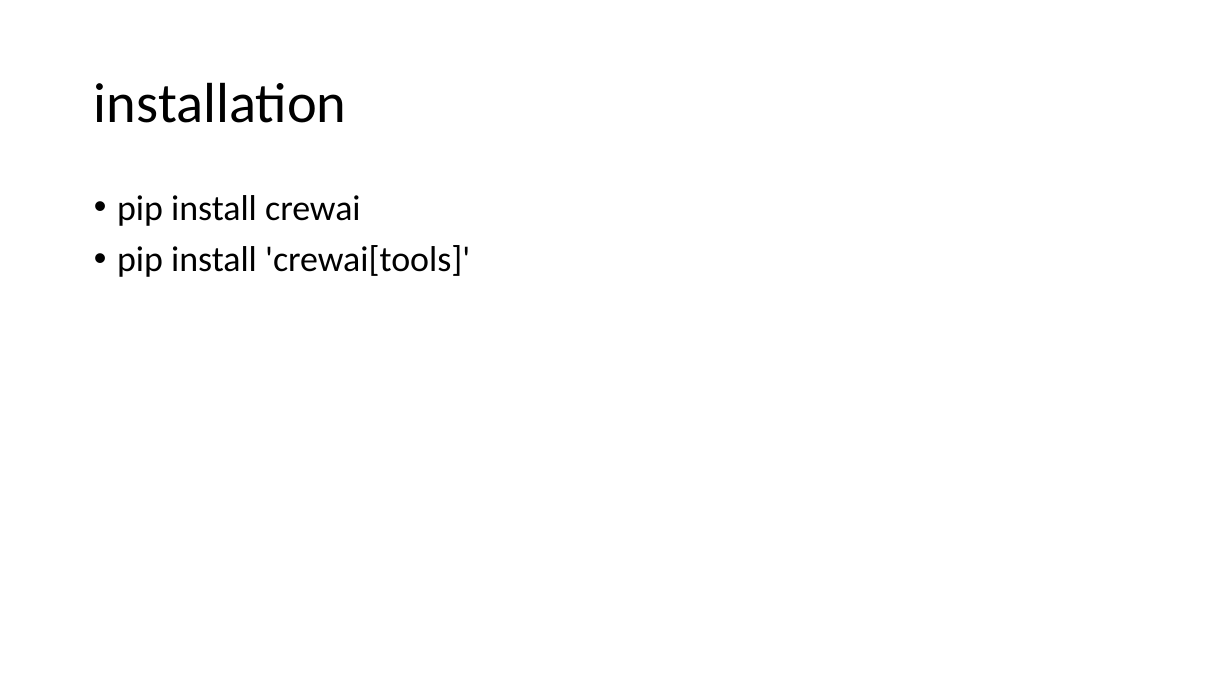
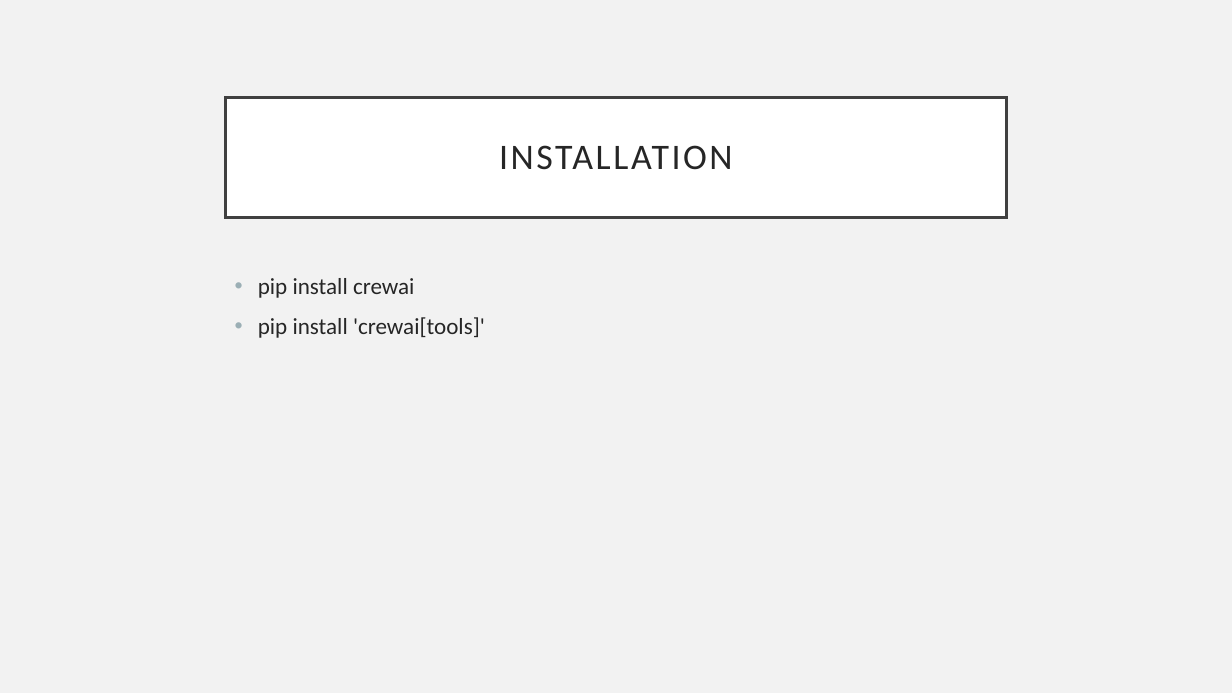
Before and after one commit to ronidas39/CrewAITutorial, a slide deck: slide 4 of tutorial1/Tutorial1.pptx. Drawn at 1232x693 pixels with LibreOffice and Linux fonts; fonts in the diff are those of the drawing. Boxes give left, top, right and bottom in pixels: in the first picture for what was removed or moved away, otherwise in the second. Text is boxed around its words. In the diff, an @@ line names an element or a change of style, - is before the commit and + after.

```diff
--- a/tutorial1/Tutorial1.pptx
+++ b/tutorial1/Tutorial1.pptx
@@ background #FFFFFF to #F2F2F2 @@
@@ title "INSTALLATION": place and size @@
-title "INSTALLATION" at [94, 82, 347, 123]
+title "INSTALLATION" at [226, 97, 1006, 217]
@@ title "INSTALLATION" at [226, 97, 1006, 217]: fill none to #FFFFFF; outline none to #404040 2.5 pt @@
@@ title at [499, 145, 733, 170]: text changed; size 44 to 28 pt; text colour #000000 to #262626 @@
-installation
+INSTALLATION
@@ text "pip install crewai": place and size @@
-text "pip install crewai" at [117, 195, 470, 277]
+text "pip install crewai" at [258, 278, 485, 338]
@@ text "pip install crewai" at [258, 278, 485, 338]: size 28 to 18 pt, text colour #000000 to #262626; line spacing 0.9 to 1 @@
```
Also in this commit, not shown: 5 other slides changed, 4 other files.
